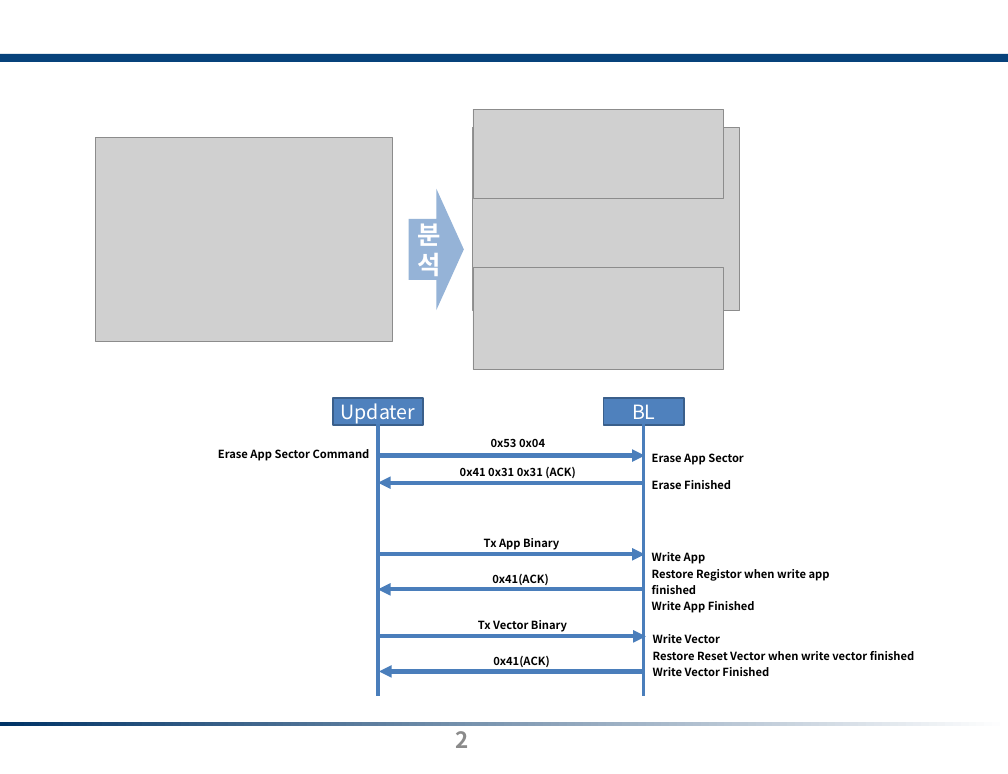
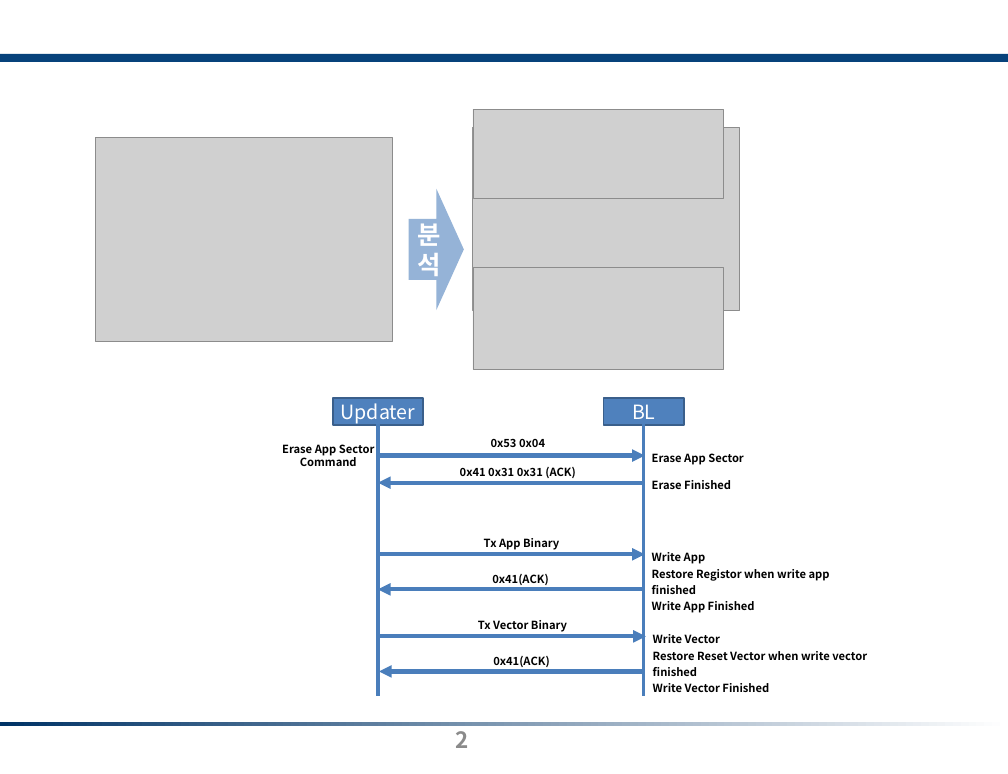
Before and after one commit to chuldongshim/webpage50815, a slide deck: slide 2 of static/assets/3_embedded_img.pptx. Drawn at 1008x774 pixels with LibreOffice and Linux fonts; fonts in the diff are those of the drawing; grey boxes stand for pictures. Boxes give left, top, right and bottom in pixels: in the first picture for what was removed or moved away, otherwise in the second. Text is boxed around its words. In the diff, an @@ line names an element or a change of style, - is before the commit and + after.

```diff
--- a/static/assets/3_embedded_img.pptx
+++ b/static/assets/3_embedded_img.pptx
@@ rectangle added at bbox=[277, 392, 913, 701], fill #FFFFFF @@
@@ text "Erase App Sector Command" rewrapped from bbox=[218, 449, 370, 461] to bbox=[282, 444, 375, 466] @@
@@ text "Write Vector" rewrapped from bbox=[653, 634, 914, 676] to bbox=[653, 634, 867, 692] @@
```
Also in this commit, not shown: 2 other files.
